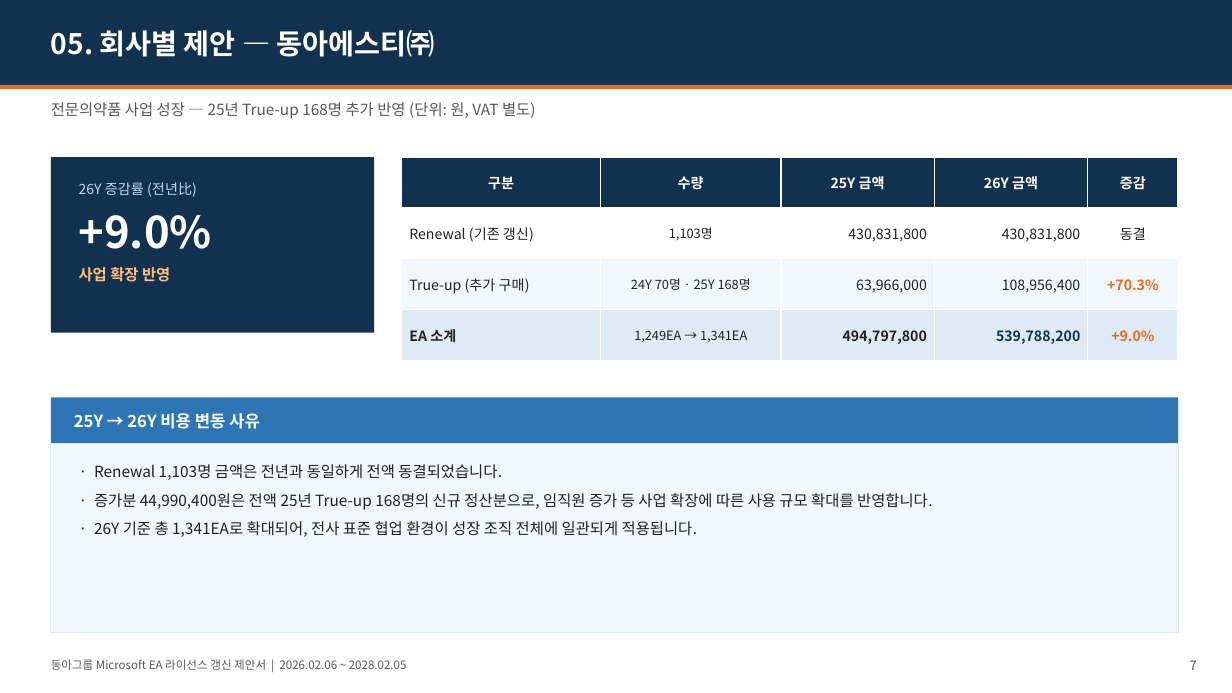
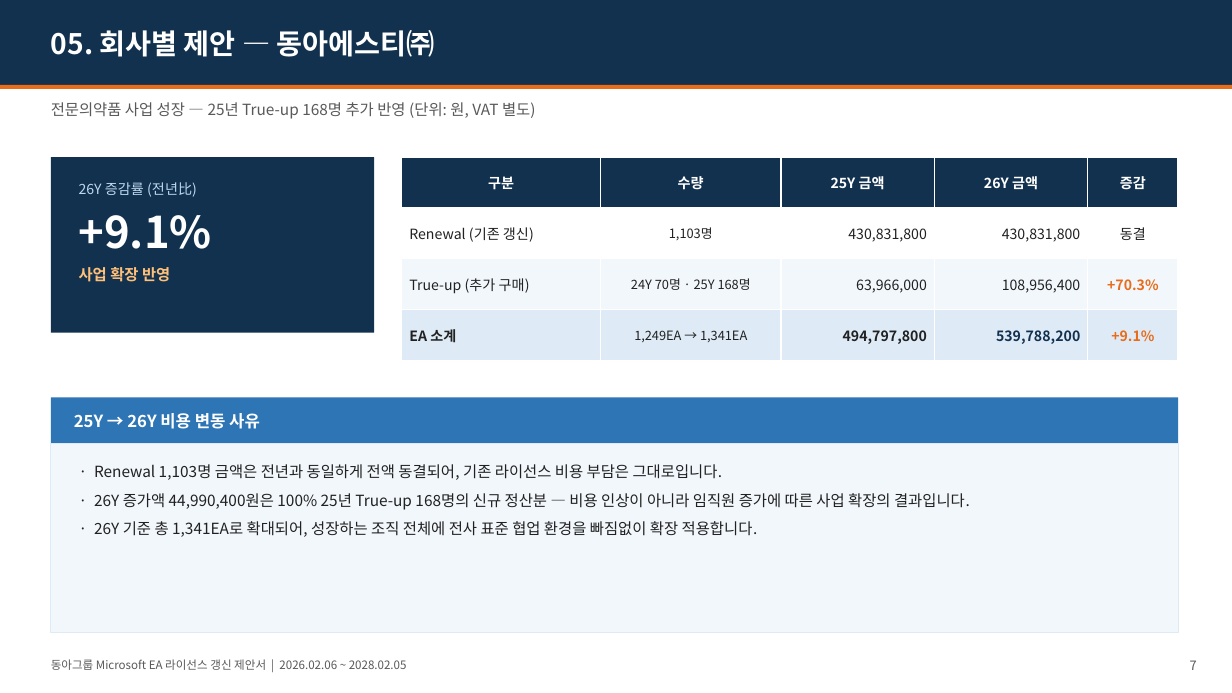
Before and after one commit to mss881024-dev/first-project, a slide deck: slide 7 of docs/ea-renewal-proposal/동아그룹_Microsoft_EA_갱신제안서_2026.pptx. Drawn at 1232x693 pixels with LibreOffice and Linux fonts; fonts in the diff are those of the drawing. Boxes give left, top, right and bottom in pixels: in the first picture for what was removed or moved away, otherwise in the second. Text is boxed around its words. In the diff, an @@ line names an element or a change of style, - is before the commit and + after.

```diff
--- a/docs/ea-renewal-proposal/동아그룹_Microsoft_EA_갱신제안서_2026.pptx
+++ b/docs/ea-renewal-proposal/동아그룹_Microsoft_EA_갱신제안서_2026.pptx
@@ table at bbox=[402, 157, 1178, 360] @@
-row 4, column 5: +9.0%
+row 4, column 5: +9.1%
@@ text at bbox=[79, 215, 212, 249]: text changed @@
-+9.0%
++9.1%
@@ text at bbox=[94, 464, 970, 537]: text changed @@
-· Renewal 1,103명 금액은 전년과 동일하게 전액 동결되었습니다.
-· 증가분 44,990,400원은 전액 25년 True-up 168명의 신규 정산분으로, 임직원 증가 등 사업 확장에 따른 사용 규모 확대를 반영합니다.
-· 26Y 기준 총 1,341EA로 확대되어, 전사 표준 협업 환경이 성장 조직 전체에 일관되게 적용됩니다.
+· Renewal 1,103명 금액은 전년과 동일하게 전액 동결되어, 기존 라이선스 비용 부담은 그대로입니다.
+· 26Y 증가액 44,990,400원은 100% 25년 True-up 168명의 신규 정산분 — 비용 인상이 아니라 임직원 증가에 따른 사업 확장의 결과입니다.
+· 26Y 기준 총 1,341EA로 확대되어, 성장하는 조직 전체에 전사 표준 협업 환경을 빠짐없이 확장 적용합니다.
```
Also in this commit, not shown: 6 other slides changed, 1 other file.
